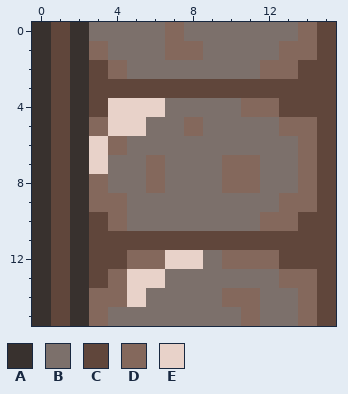
Pixel-art sprite, stored at resources/wallmiddle.png. Above, as it was before the edit.
The file is 16x16 pixels.
Palette (. is transparent): A #38312e  B #7c706b  C #60463b  D #84685c  E #e8d2c9
Pixels before, first column x 0:
 0 ACABBBBDBBBBBBDC
 1 ACADBBBDDBBBBDDC
 2 ACACDBBBBBBBDDCC
 3 ACACCCCCCCCCCCCC
 4 ACACEEEBBBBDDCCC
 5 ACADEEBBDBBBBDDC
 6 ACAEDBBBBBBBBBDC
 7 ACAEBBDBBBDDBBDC
 8 ACADBBDBBBDDBBDC
 9 ACADDBBBBBBBBDDC
10 ACACDBBBBBBBDDCC
11 ACACCCCCCCCCCCCC
12 ACACCDDEEBDDDCCC
13 ACACDEEBBBBBBDDC
14 ACADDEBBBBDDBBDC
15 ACADBBBBBBBDBBDC
Once edited:
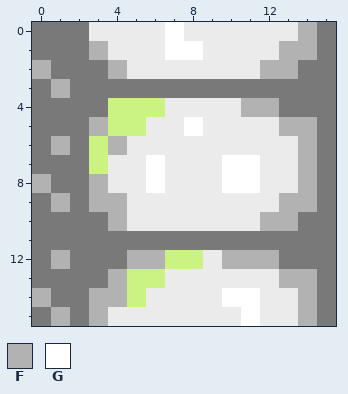
Colours new in this view: F #b2b2b2  G #ffffff
From old to new:
colour B: #7c706b -> #ebebeb
colour C: #60463b -> #797979
colour E: #e8d2c9 -> #cbf382
Changed rows in their new state; - is a pixel that keeps its letter.
first column x 0:
 0 C-C----G------F
 1 C-CF---GG----FF
 2 F-C-F-------FF-
 3 CFC------------
 4 C-C--------FF--
 5 C-CF----G----FF
 6 CFC-F---------F
 7 C-C---G---GG--F
 8 F-CF--G---GG--F
 9 CFCFF--------FF
10 C-C-F-------FF-
11 C-C------------
12 CFC--FF---FFF--
13 C-C-F--------FF
14 F-CFF-----GG--F
15 CFCF-------G--F
Pixel boxes of the changes (left, top, right, bottom) in both pictures:
changed: (32, 22, 336, 326)
